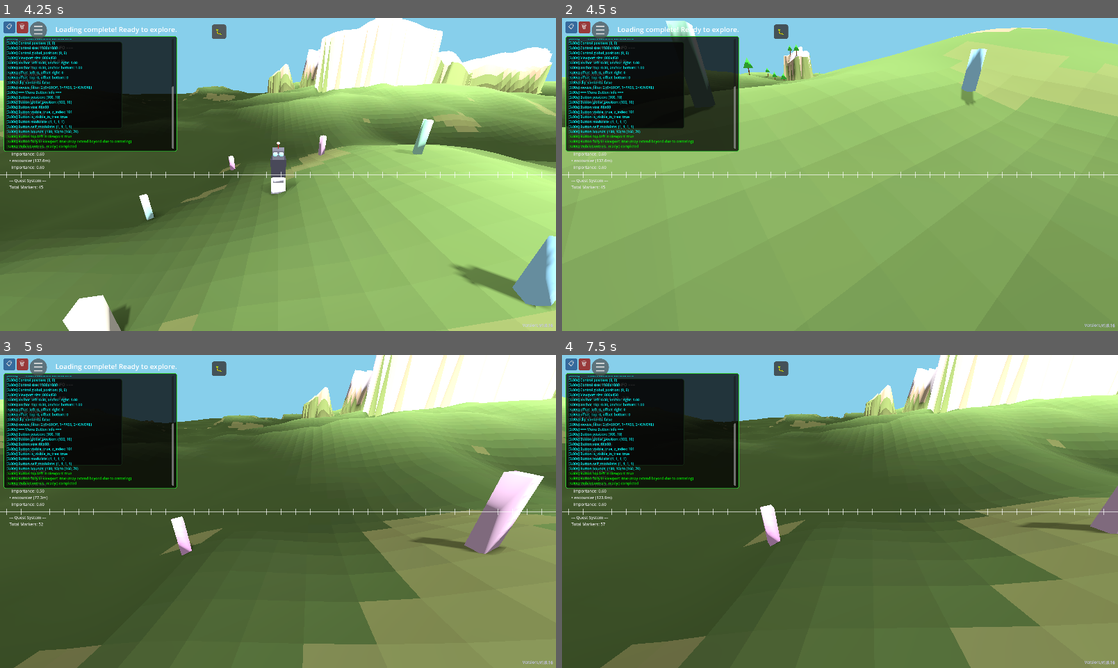
Above: before the commit, frames 1-4 (two rows, left to right).
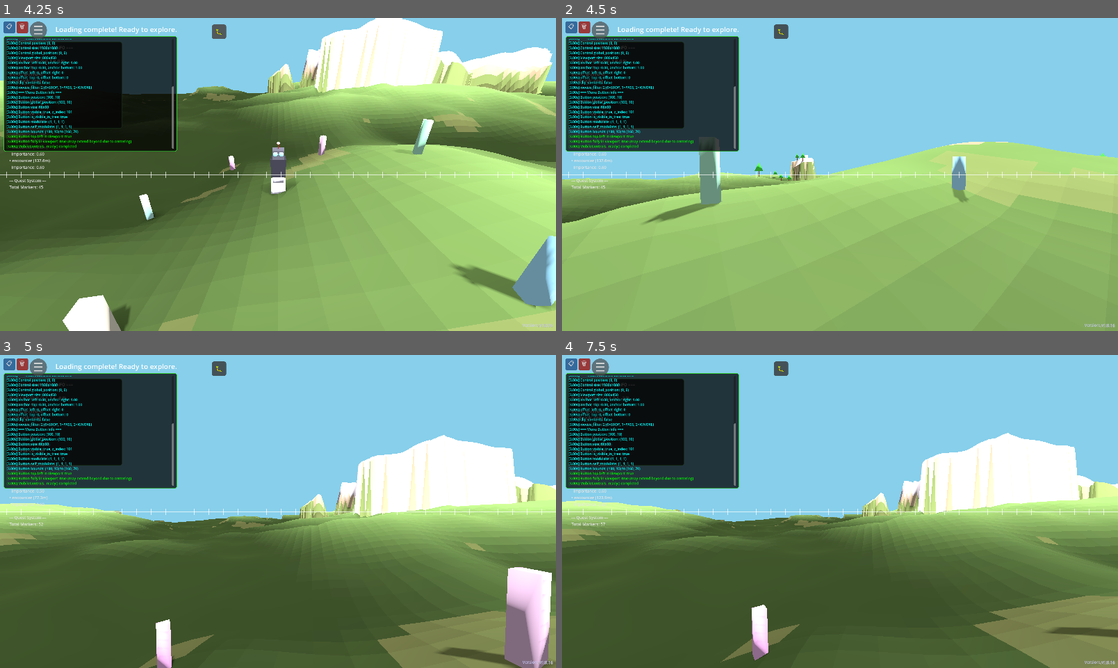
Above: after the commit, the same moments.

Repository: felix-dieterle/YouGame_godot4_public
Game: Godot game, scene res://scenes/main.tscn
Same seed, same stepped clock (60 frames per second), same inputs: the game is played once before the commit and once after it.
Inputs (mouse positions are in pixels of both pictures, inside the frame that each line leads up to):
- Up to frame 1 (4.25 s): click "📋" at 0.5 s; click "🗑" at 1.25 s; click "☰" at 2 s; click "▶ Resume Game" at 2.75 s; click "🐛" at 3.5 s
- Up to frame 2 (4.5 s): tap Enter at 4.25 s; move the mouse to (962, 158) at 4.27 s; hold Right (ui_right) from 4.28 s (still down); hold V (toggle_camera_view) from 4.28 s (still down); click (962, 158) at 4.42 s
- Up to frame 3 (5 s): keep holding Right (ui_right); keep holding V (toggle_camera_view)
- Up to frame 4 (7.5 s): release Right (ui_right) at 5 s; release V (toggle_camera_view) at 5 s; drag from (728, 527) to (812, 574) at 5.02 s; move the mouse to (895, 442) at 5.77 s; hold Right (ui_right) 5.78-6.5 s; hold V (toggle_camera_view) 5.78-6.5 s; drag from (812, 574) to (673, 464) at 6.52 s; tap Space at 7.25 s; move the mouse to (1006, 558) at 7.27 s; hold Left (ui_left) from 7.28 s (still down); hold V (toggle_camera_view) from 7.28 s (still down)

Frame 1 is identical in both runs. In frame 2, 49% of the frame differs, in the area x 0-100%, y 0-94%; in frame 3, 57%, in the area x 0-100%, y 0-100%; in frame 4, 51%.

Commit message:
Set all rotation axes explicitly for clarity
Co-authored-by: felix-dieterle <1490062+felix-dieterle@users.noreply.github.com>

Diff:
--- a/scripts/player.gd
+++ b/scripts/player.gd
@@ -194,7 +194,7 @@
             camera.position = Vector3(0, first_person_height, 0)
             # In first-person, rotate 180° to look in opposite direction
             # Third-person camera looks at player's face, so first-person should look backward
-            camera.rotation.y = PI
+            camera.rotation = Vector3(0, PI, 0)
         else:
             camera.position = Vector3(0, camera_height, camera_distance)
             camera.look_at(global_position, Vector3.UP)
